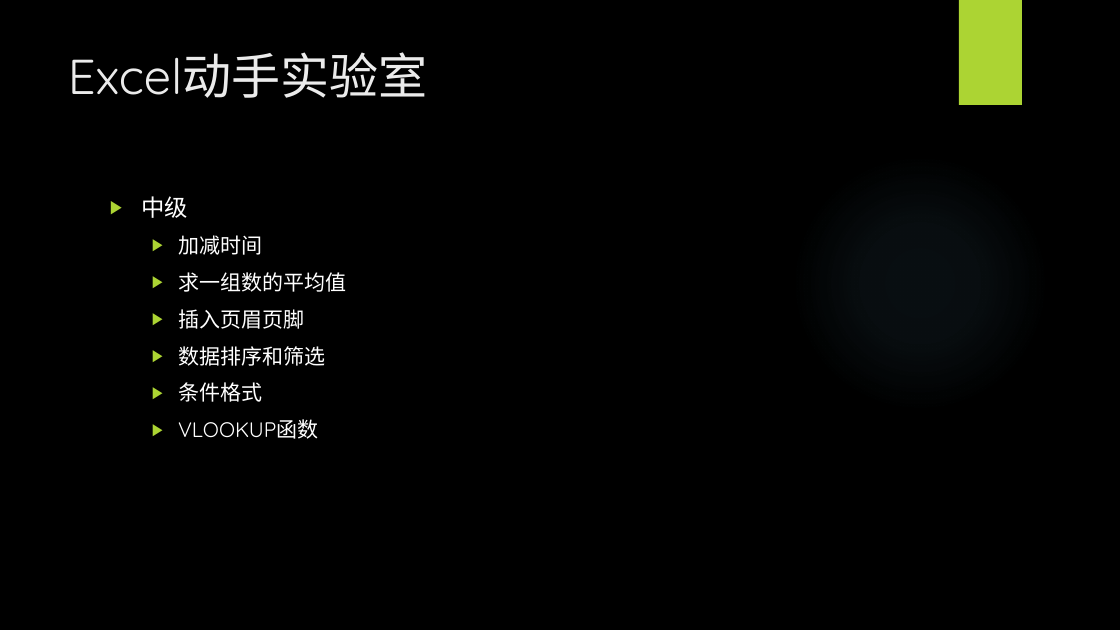
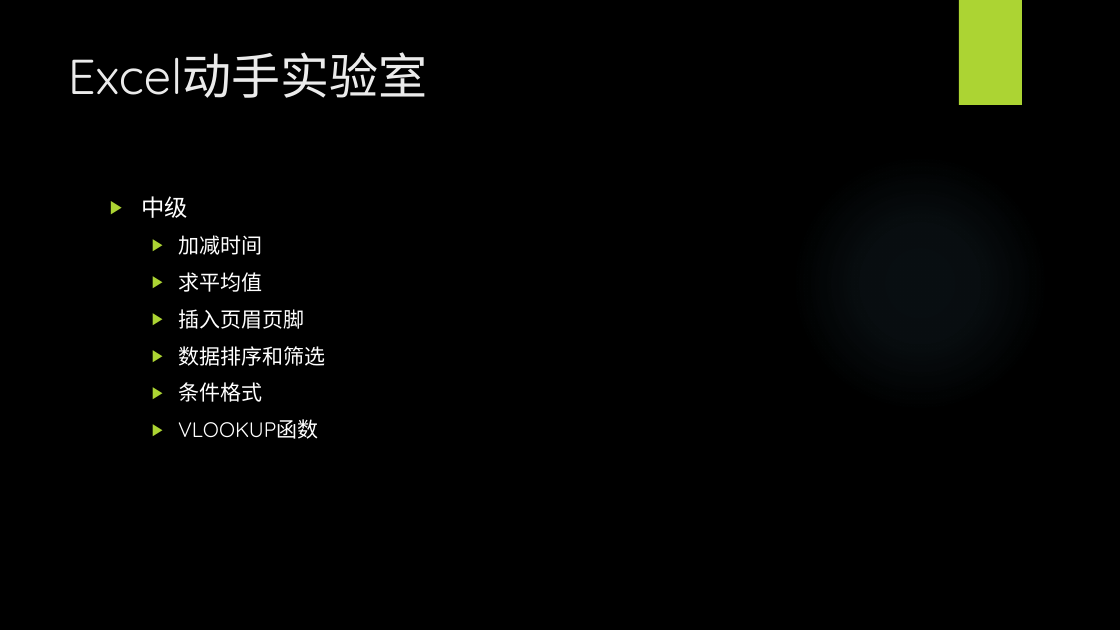
Before and after one commit to BigEgg/OfficeTraining, a slide deck: slide 4 of Excel动手实验室.pptx. Drawn at 1120x630 pixels with LibreOffice and Linux fonts; fonts in the diff are those of the drawing; background and template pictures are left out. Boxes give left, top, right and bottom in pixels: in the first picture for what was removed or moved away, otherwise in the second. Text is boxed around its words. In the diff, an @@ line names an element or a change of style, - is before the commit and + after.

```diff
--- a/Excel动手实验室.pptx
+++ b/Excel动手实验室.pptx
@@ text at (178,272,262,292): text changed @@
-  ▶ 求一组数的平均值
+  ▶ 求平均值
```
Also in this commit, not shown: 1 slide added, 1 other file.
